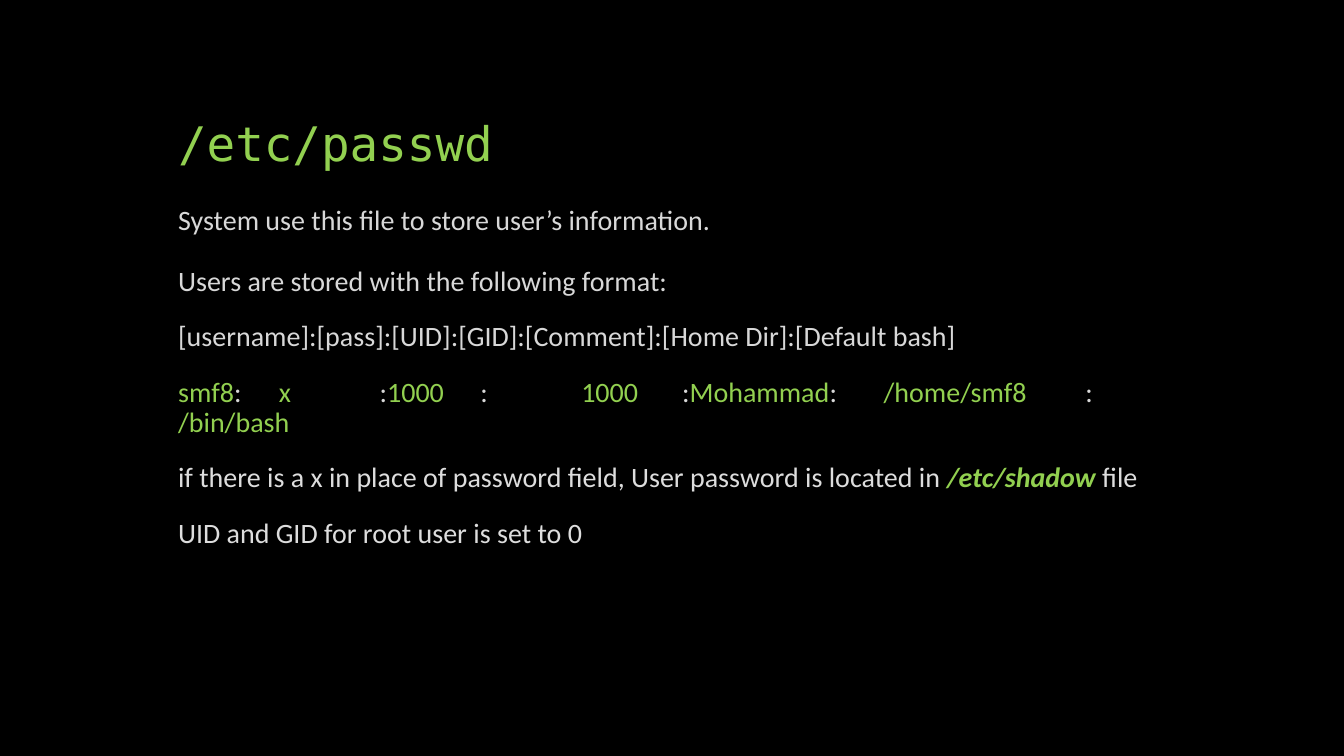
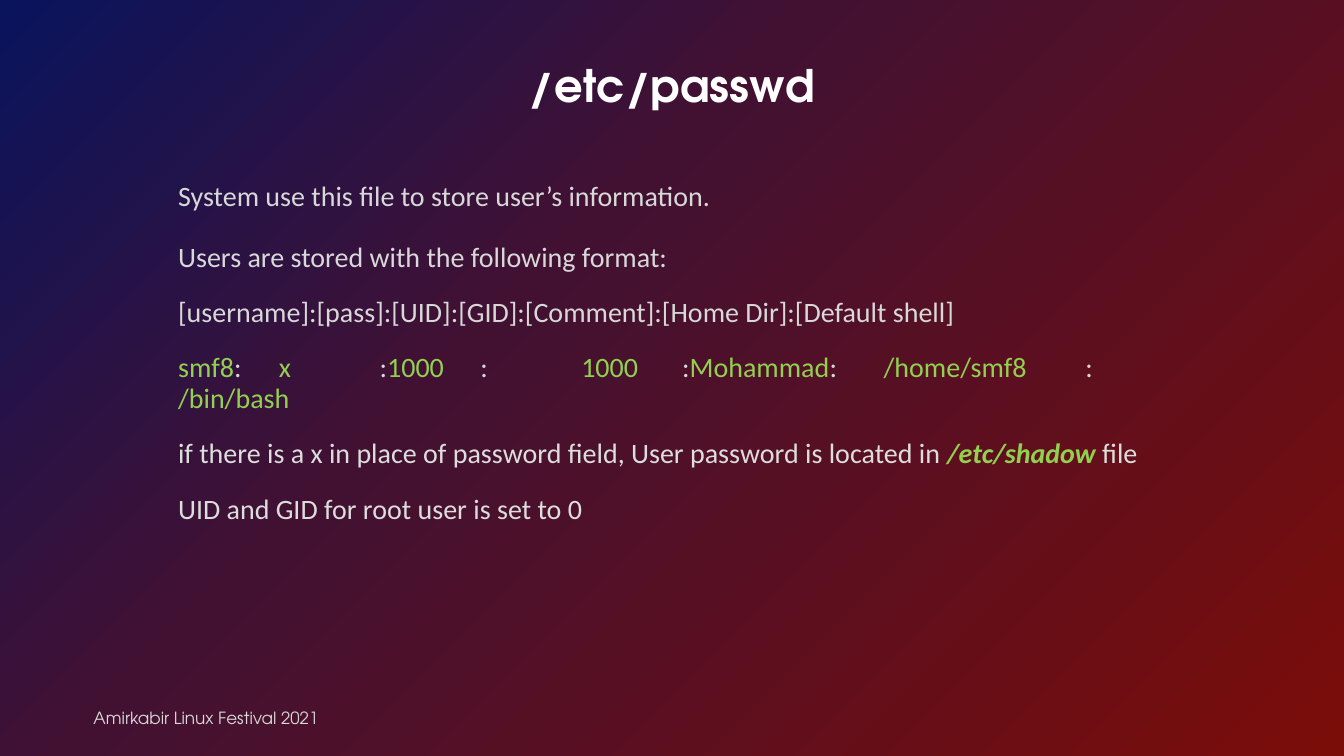
Before and after one commit to linuxfestival/introduction-to-linux-resources, a slide deck: slide 3 of PowerPoint/permissions.pptx (slide 4 before the commit). Drawn at 1344x756 pixels with LibreOffice and Linux fonts; fonts in the diff are those of the drawing. Boxes give left, top, right and bottom in pixels: in the first picture for what was removed or moved away, otherwise in the second. Text is boxed around its words. In the diff, an @@ line names an element or a change of style, - is before the commit and + after.

```diff
--- a/PowerPoint/permissions.pptx
+++ b/PowerPoint/permissions.pptx
@@ background #000000 to #FFFFFF @@
@@ rectangle added at [0,0,1344,756], fill gradient #7B0D09 to #421132 to #09145D @@
@@ title "/etc/passwd": place and size @@
-title "/etc/passwd" at [178,125,493,171]
+title "/etc/passwd" at [529,69,815,111]
@@ title "/etc/passwd" at [529,69,815,111]: size 34 to 32 pt, font DejaVu Sans Mono to TeX Gyre Adventor, text colour #92D050 to #FFFFFF, bold on; alignment left to centre @@
@@ subtitle "System use this file to ...": place and size @@
-subtitle "System use this file to ..." at [178,210,1137,543]
+subtitle "System use this file to ..." at [178,186,1137,519]
@@ subtitle at [178,301,954,327]: text changed @@
-[username]:[pass]:[UID]:[GID]:[Comment]:[Home Dir]:[Default bash]
+[username]:[pass]:[UID]:[GID]:[Comment]:[Home Dir]:[Default shell]
@@ text added at [93,711,318,724], 12 pt, text #D8D8D8 @@
+Amirkabir Linux Festival 2021
```
Also in this commit, not shown: 11 other slides changed, 2 slides added, 4 slides removed.
